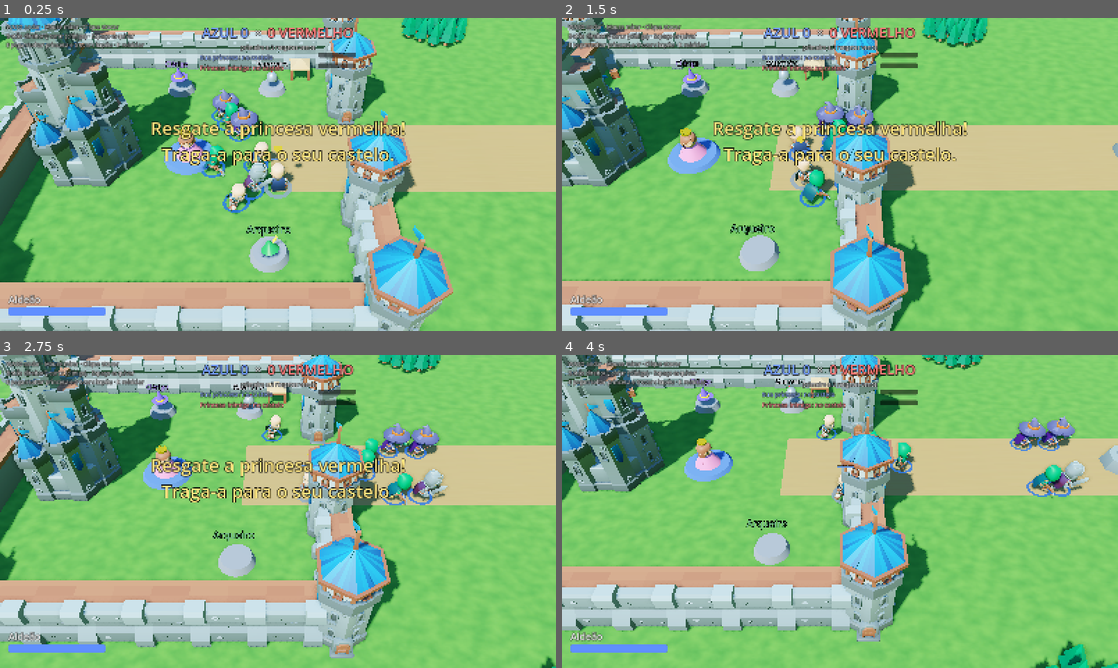
Above: before the commit, frames 1-4 (two rows, left to right).
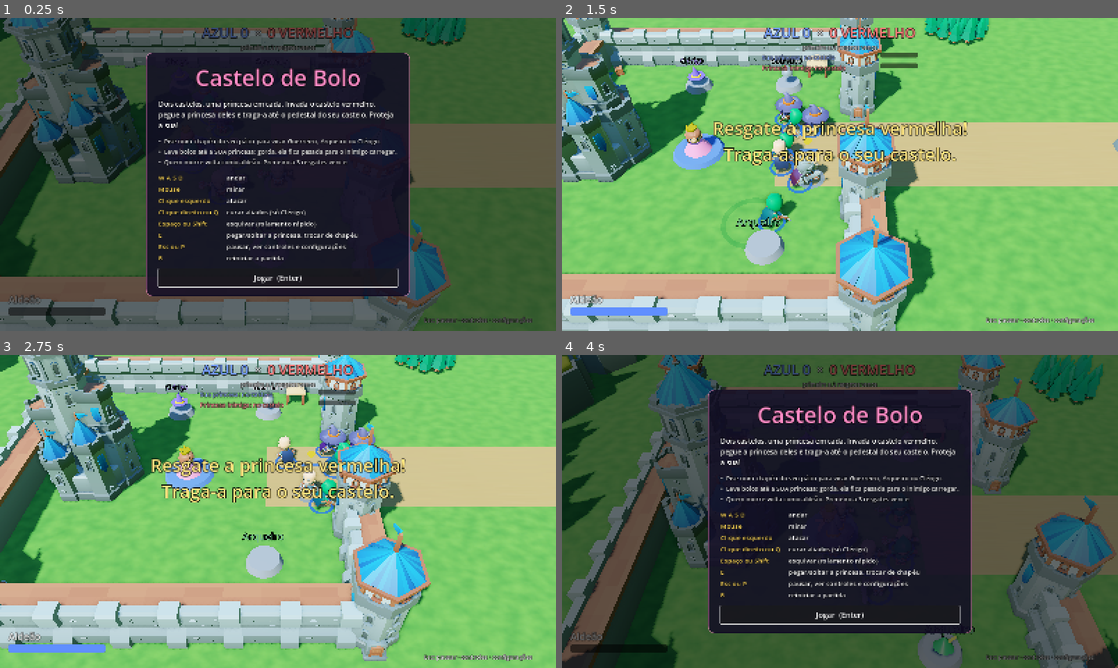
Above: after the commit, the same moments.

Repository: julioraicher/castelo-de-bolo
Game: Godot game, scene res://scenes/main.tscn
Two runs of this game, one before a commit and one after it. Both use one fixed random seed, a clock stepped at 60 frames per second and the inputs below. Sound files missing from this copy of the repository are replaced by a short silence.
Inputs (mouse positions are in pixels of both pictures, inside the frame that each line leads up to):
- Up to frame 1 (0.25 s): no input
- Up to frame 2 (1.5 s): click (840, 277) at 0.5 s, where only the run after the commit has a clickable "Jogar (Enter)"; tap Enter (ui_accept) at 1.25 s; move the mouse to (962, 158) at 1.27 s; press the mouse at (962, 158) at 1.28 s; hold D (move_right) from 1.28 s (still down)
- Up to frame 3 (2.75 s): tap Enter (ui_accept) at 1.52, 1.82 s; tap P at 1.55 s; release D (move_right) at 2 s; release the mouse at (400, 495) at 2 s; click (194, 592) at 2 s, where only the run after the commit has a clickable "Continuar (Esc)"
- Up to frame 4 (4 s): move the mouse to (728, 527) at 2.77 s; hold S (move_down) 2.78-3.5 s; tap P at 2.85 s; click (728, 527) at 2.92 s; tap Enter (ui_accept) at 3.02, 3.05, 3.32 s; click (840, 592) at 3.5 s, where only the run after the commit has a clickable "Reiniciar partida"

The runs differ from the first frame. In frame 1, 99% of the frame differs, in the area x 0-100%, y 0-100%; in frame 2, 25%; in frame 3, 37%; in frame 4, 99%.

Commit message:
Corrige personagens invisíveis no export e adiciona menus de controles/configurações
- Export: desliga a conversão de .tres para binário, que perdia a lista
  visible_meshes das classes e deixava os personagens invisíveis.
- Tela inicial com objetivo, dicas e controles; Esc/P pausa com abas
  Controles e Configurações (volumes, dificuldade, tela cheia, tremor,
  números de dano), salvas em user://configuracoes.cfg.
- CONTROLES.md, AULA.md (primeira versão), README e GUIA atualizados.

Co-Authored-By: Claude Opus 5.5 <noreply@anthropic.com>
Claude-Session: https://claude.ai/code/session_01Vq9a1y8gNTvKmaKMTJqRf9

Diff:
--- a/project.godot
+++ b/project.godot
@@ -14,6 +14,7 @@
 [autoload]
 
 Config="*res://scripts/autoload/config.gd"
+Settings="*res://scripts/autoload/settings.gd"
 Sfx="*res://scripts/autoload/sfx.gd"
 
 [display]
@@ -42,3 +43,9 @@
 renderer/rendering_method.web="gl_compatibility"
 anti_aliasing/quality/msaa_3d=2
 lights_and_shadows/directional_shadow/size=4096
+
+[editor]
+
+; Mantém os .tres como texto no jogo exportado. A conversão para binário
+; perdia a lista visible_meshes das classes (personagens ficavam invisíveis).
+export/convert_text_resources_to_binary=false
--- a/scripts/actors/unit.gd
+++ b/scripts/actors/unit.gd
@@ -282,6 +282,8 @@
 func take_damage(amount: float, attacker: Unit, dir: Vector3) -> void:
 	if not alive or _dodge_t > 0.0:
 		return
+	if attacker and attacker.team != Config.TEAM_BLUE:
+		amount *= Settings.bot_damage_mult()
 	hp -= amount
 	_knock = dir * (attacker.stats.knockback if attacker else 4.0)
 	_flash_t = 0.1
--- a/scripts/ai/bot_brain.gd
+++ b/scripts/ai/bot_brain.gd
@@ -33,6 +33,8 @@
 	_think_t -= delta
 	if _think_t <= 0.0:
 		_think_t = Config.cfg.bot_think_interval
+		if unit.team != Config.TEAM_BLUE:
+			_think_t *= Settings.bot_reaction_mult()  # dificuldade só afeta os inimigos
 		_think()
 	_steer(delta)
 	_combat()
--- a/scripts/autoload/config.gd
+++ b/scripts/autoload/config.gd
@@ -12,6 +12,19 @@
 const LAYER_UNITS := 2
 const LAYER_ITEMS := 4
 const LAYER_PROJECTILES := 8
+
+## Lista de controles mostrada na tela "Como jogar" e no menu de pausa.
+## Se mudar uma tecla em _setup_input(), atualize aqui também.
+const CONTROLS := [
+	["W A S D", "andar"],
+	["Mouse", "mirar"],
+	["Clique esquerdo", "atacar"],
+	["Clique direito ou Q", "curar aliados (só Clérigo)"],
+	["Espaço ou Shift", "esquivar (rolamento rápido)"],
+	["E", "pegar/soltar a princesa, trocar de chapéu"],
+	["Esc ou P", "pausar, ver controles e configurações"],
+	["R", "reiniciar a partida"],
+]
 
 var cfg: GameConfig = preload("res://config/game_config.tres")
 
@@ -35,6 +48,7 @@
 	_bind_keys("dodge", [KEY_SPACE, KEY_SHIFT])
 	_bind_keys("restart", [KEY_R])
 	_bind_keys("special", [KEY_Q])
+	_bind_keys("pause", [KEY_ESCAPE, KEY_P])
 	_bind_mouse("attack", MOUSE_BUTTON_LEFT)
 	_bind_mouse("special", MOUSE_BUTTON_RIGHT)
 
--- /dev/null
+++ b/scripts/autoload/settings.gd
@@ -0,0 +1,70 @@
+extends Node
+## Autoload "Settings": preferências do jogador (volume, tela cheia,
+## dificuldade...). Salvas em user://configuracoes.cfg, então valem para
+## a próxima vez que o jogo abrir. No navegador ficam no próprio navegador.
+
+signal changed
+
+const PATH := "user://configuracoes.cfg"
+const DIFFICULTIES := ["Fácil", "Normal", "Difícil"]
+
+var music_volume := 0.6      # 0..1
+var sfx_volume := 0.9        # 0..1
+var fullscreen := false
+var camera_shake := true
+var damage_numbers := true
+var difficulty := 1          # índice em DIFFICULTIES
+
+
+func _ready() -> void:
+	_ensure_bus("Musica")
+	_ensure_bus("Efeitos")
+	_load()
+	apply()
+
+
+## Multiplicador do tempo de reação dos bots INIMIGOS (maior = mais lentos).
+func bot_reaction_mult() -> float:
+	return [1.9, 1.0, 0.55][difficulty]
+
+
+## Dano causado pelos bots inimigos, relativo ao normal.
+func bot_damage_mult() -> float:
+	return [0.7, 1.0, 1.2][difficulty]
+
+
+func apply() -> void:
+	_set_bus_volume("Musica", music_volume)
+	_set_bus_volume("Efeitos", sfx_volume)
+	if OS.get_name() != "Web":
+		DisplayServer.window_set_mode(DisplayServer.WINDOW_MODE_FULLSCREEN if fullscreen else DisplayServer.WINDOW_MODE_WINDOWED)
+	changed.emit()
+
+
+func save() -> void:
+	var f := ConfigFile.new()
+	for key in ["music_volume", "sfx_volume", "fullscreen", "camera_shake", "damage_numbers", "difficulty"]:
+		f.set_value("jogo", key, get(key))
+	f.save(PATH)
+
+
+func _load() -> void:
+	var f := ConfigFile.new()
+	if f.load(PATH) != OK:
+		return
+	for key in ["music_volume", "sfx_volume", "fullscreen", "camera_shake", "damage_numbers", "difficulty"]:
+		if f.has_section_key("jogo", key):
+			set(key, f.get_value("jogo", key))
+
+
+func _ensure_bus(bus_name: String) -> void:
+	if AudioServer.get_bus_index(bus_name) == -1:
+		AudioServer.add_bus()
+		AudioServer.set_bus_name(AudioServer.bus_count - 1, bus_name)
+		AudioServer.set_bus_send(AudioServer.bus_count - 1, "Master")
+
+
+func _set_bus_volume(bus_name: String, linear: float) -> void:
+	var idx := AudioServer.get_bus_index(bus_name)
+	AudioServer.set_bus_volume_db(idx, linear_to_db(maxf(linear, 0.0001)))
+	AudioServer.set_bus_mute(idx, linear <= 0.001)
--- a/scripts/autoload/sfx.gd
+++ b/scripts/autoload/sfx.gd
@@ -14,19 +14,23 @@
 
 
 func _ready() -> void:
+	process_mode = Node.PROCESS_MODE_ALWAYS  # música e sons do menu tocam com o jogo pausado
 	for s in SOUNDS:
 		var path := "res://assets/audio/%s.wav" % s
 		if ResourceLoader.exists(path):
 			_streams[s] = load(path)
 	for i in POOL_SIZE:
 		var p := AudioStreamPlayer3D.new()
+		p.bus = "Efeitos"
 		p.unit_size = 18.0
 		p.max_db = 3.0
 		add_child(p)
 		_pool.append(p)
 	_ui = AudioStreamPlayer.new()
+	_ui.bus = "Efeitos"
 	add_child(_ui)
 	_music = AudioStreamPlayer.new()
+	_music.bus = "Musica"
 	_music.volume_db = -14.0
 	add_child(_music)
 
--- a/scripts/fx/camera_rig.gd
+++ b/scripts/fx/camera_rig.gd
@@ -26,6 +26,8 @@
 
 
 func add_trauma(amount: float) -> void:
+	if not Settings.camera_shake:
+		return
 	_trauma = minf(_trauma + amount, 1.0)
 
 
--- a/scripts/fx/fx.gd
+++ b/scripts/fx/fx.gd
@@ -5,6 +5,8 @@
 
 
 static func damage_number(parent: Node, pos: Vector3, text: String, color: Color) -> void:
+	if not Settings.damage_numbers:
+		return
 	var label := Label3D.new()
 	label.text = text
 	label.modulate = color
--- a/scripts/game.gd
+++ b/scripts/game.gd
@@ -93,6 +93,16 @@
 
 	hud = Hud.new()
 	add_child(hud)
+	var menus := Menus.new()
+	add_child(menus)
+	menus.started.connect(_on_started)
+	if _autoplay:
+		_on_started()
+	else:
+		menus.show_start()
+
+
+func _on_started() -> void:
 	hud.show_big("Resgate a princesa vermelha!\nTraga-a para o seu castelo.", Color(1, 0.9, 0.5), 3.5)
 	Sfx.start_music()
 
@@ -104,8 +114,6 @@
 	if Input.is_action_just_pressed("restart"):
 		get_tree().reload_current_scene()
 		return
-	if _time > 12.0 and _time - delta <= 12.0:
-		hud.hide_help()
 	if game_over:
 		return
 	_spawn_cakes(delta)
--- a/scripts/ui/hud.gd
+++ b/scripts/ui/hud.gd
@@ -77,8 +77,9 @@
 	root.add_child(_hint)
 
 	# Ajuda de controles (canto superior esquerdo).
-	_help = _label("WASD andar · Mouse mirar · Clique atacar\nBotão direito/Q curar (clérigo) · Espaço esquivar\nE pegar/soltar princesa e trocar chapéu · R reiniciar", 16, Color(1, 1, 1, 0.8))
-	_help.position = Vector2(18, 14)
+	_help = _label("Esc: pausar · controles · configurações", 17, Color(1, 1, 1, 0.9))
+	_help.set_anchors_preset(Control.PRESET_BOTTOM_RIGHT)
+	_help.position = Vector2(-380, -44)
 	root.add_child(_help)
 
 	# Mensagem grande (centro).
@@ -123,10 +124,6 @@
 
 func set_hint(text: String) -> void:
 	_hint.text = text
-
-
-func hide_help() -> void:
-	create_tween().tween_property(_help, "modulate:a", 0.25, 1.0)
 
 
 func show_big(text: String, color := Color.WHITE, duration := 2.2) -> void:
--- /dev/null
+++ b/scripts/ui/menus.gd
@@ -0,0 +1,262 @@
+class_name Menus
+extends CanvasLayer
+## Tela inicial ("Como jogar") e menu de pausa (Esc) com as abas
+## Controles e Configurações. Roda mesmo com o jogo pausado
+## (process_mode = ALWAYS); o resto da árvore congela.
+
+signal started
+
+const BG := Color(0.07, 0.05, 0.14, 0.86)
+const ACCENT := Color(1.0, 0.55, 0.78)
+const GOLD := Color(1.0, 0.85, 0.35)
+
+var _start_panel: Control
+var _pause_panel: Control
+var _tabs: TabContainer
+
+
+func _ready() -> void:
+	layer = 10
+	process_mode = Node.PROCESS_MODE_ALWAYS
+	_start_panel = _build_start()
+	add_child(_start_panel)
+	_pause_panel = _build_pause()
+	_pause_panel.visible = false
+	add_child(_pause_panel)
+
+
+func show_start() -> void:
+	_start_panel.visible = true
+	get_tree().paused = true
+
+
+func is_open() -> bool:
+	return _start_panel.visible or _pause_panel.visible
+
+
+func _unhandled_input(event: InputEvent) -> void:
+	if _start_panel.visible:
+		if event.is_action_pressed("ui_accept"):
+			_begin()
+		return
+	if event.is_action_pressed("pause"):
+		_toggle_pause()
+		get_viewport().set_input_as_handled()
+
+
+func _begin() -> void:
+	_start_panel.visible = false
+	get_tree().paused = false
+	started.emit()
+
+
+func _toggle_pause() -> void:
+	_pause_panel.visible = not _pause_panel.visible
+	get_tree().paused = _pause_panel.visible
+	if not _pause_panel.visible:
+		Settings.save()
+
+
+# --- Construção das telas -----------------------------------------------------
+
+func _build_start() -> Control:
+	var root := _backdrop()
+	var box := _card(root, Vector2(760, 0))
+	box.add_child(_title("Castelo de Bolo", 64, ACCENT))
+	box.add_child(_text("Dois castelos, uma princesa em cada. Invada o castelo vermelho, pegue a princesa deles e traga-a até o pedestal do seu castelo. Proteja a sua!", 20))
+	var tips := VBoxContainer.new()
+	tips.add_theme_constant_override("separation", 4)
+	for tip in [
+		"Pise num chapéu do seu pátio para virar Guerreiro, Arqueiro ou Clérigo.",
+		"Leve bolos até a SUA princesa: gorda, ela fica pesada para o inimigo carregar.",
+		"Quem morre volta como aldeão. Primeiro a 3 resgates vence.",
+	]:
+		tips.add_child(_text("•  " + tip, 18, Color(1, 1, 1, 0.85)))
+	box.add_child(tips)
+	box.add_child(_controls_grid())
+	var play := _button("Jogar  (Enter)")
+	play.pressed.connect(_begin)
+	box.add_child(play)
+	play.call_deferred("grab_focus")
+	return root
+
+
+func _build_pause() -> Control:
+	var root := _backdrop()
+	var box := _card(root, Vector2(700, 0))
+	box.add_child(_title("Pausado", 48, GOLD))
+	_tabs = TabContainer.new()
+	_tabs.custom_minimum_size = Vector2(0, 360)
+	box.add_child(_tabs)
+	var controls := MarginContainer.new()
+	controls.name = "Controles"
+	_margins(controls, 16)
+	controls.add_child(_controls_grid())
+	_tabs.add_child(controls)
+	var settings := MarginContainer.new()
+	settings.name = "Configurações"
+	_margins(settings, 16)
+	settings.add_child(_settings_form())
+	_tabs.add_child(settings)
+	var row := HBoxContainer.new()
+	row.alignment = BoxContainer.ALIGNMENT_CENTER
+	row.add_theme_constant_override("separation", 16)
+	var resume := _button("Continuar  (Esc)")
+	resume.pressed.connect(_toggle_pause)
+	row.add_child(resume)
+	var restart := _button("Reiniciar partida")
+	restart.pressed.connect(func():
+		Settings.save()
+		get_tree().paused = false
+		get_tree().reload_current_scene())
+	row.add_child(restart)
+	if OS.get_name() != "Web":
+		var quit := _button("Sair do jogo")
+		quit.pressed.connect(func():
+			Settings.save()
+			get_tree().quit())
+		row.add_child(quit)
+	box.add_child(row)
+	return root
+
+
+func _controls_grid() -> GridContainer:
+	var grid := GridContainer.new()
+	grid.columns = 2
+	grid.add_theme_constant_override("h_separation", 24)
+	grid.add_theme_constant_override("v_separation", 6)
+	for pair in Config.CONTROLS:
+		grid.add_child(_text(pair[0], 19, GOLD, false))
+		grid.add_child(_text(pair[1], 19, Color.WHITE, false))
+	return grid
+
+
+func _settings_form() -> GridContainer:
+	var grid := GridContainer.new()
+	grid.columns = 2
+	grid.add_theme_constant_override("h_separation", 24)
+	grid.add_theme_constant_override("v_separation", 12)
+
+	grid.add_child(_text("Volume da música", 19, Color.WHITE, false))
+	grid.add_child(_slider(Settings.music_volume, func(v: float):
+		Settings.music_volume = v
+		Settings.apply()))
+	grid.add_child(_text("Volume dos efeitos", 19, Color.WHITE, false))
+	grid.add_child(_slider(Settings.sfx_volume, func(v: float):
+		Settings.sfx_volume = v
+		Settings.apply()
+		Sfx.play_ui("pickup")))
+
+	grid.add_child(_text("Dificuldade dos inimigos", 19, Color.WHITE, false))
+	var diff := OptionButton.new()
+	for d in Settings.DIFFICULTIES:
+		diff.add_item(d)
+	diff.selected = Settings.difficulty
+	diff.item_selected.connect(func(i: int):
+		Settings.difficulty = i
+		Settings.apply())
+	grid.add_child(diff)
+
+	if OS.get_name() != "Web":
+		grid.add_child(_text("Tela cheia", 19, Color.WHITE, false))
+		grid.add_child(_check(Settings.fullscreen, func(on: bool):
+			Settings.fullscreen = on
+			Settings.apply()))
+	grid.add_child(_text("Tremor da câmera", 19, Color.WHITE, false))
+	grid.add_child(_check(Settings.camera_shake, func(on: bool):
+		Settings.camera_shake = on
+		Settings.apply()))
+	grid.add_child(_text("Números de dano", 19, Color.WHITE, false))
+	grid.add_child(_check(Settings.damage_numbers, func(on: bool):
+		Settings.damage_numbers = on
+		Settings.apply()))
+	return grid
+
+
+# --- Peças de interface -------------------------------------------------------
+
+func _backdrop() -> Control:
+	var root := ColorRect.new()
+	root.color = Color(0, 0, 0, 0.55)
+	root.set_anchors_preset(Control.PRESET_FULL_RECT)
+	root.mouse_filter = Control.MOUSE_FILTER_STOP
+	return root
+
+
+func _card(parent: Control, min_size: Vector2) -> VBoxContainer:
+	var center := CenterContainer.new()
+	center.set_anchors_preset(Control.PRESET_FULL_RECT)
+	parent.add_child(center)
+	var panel := PanelContainer.new()
+	var sb := StyleBoxFlat.new()
+	sb.bg_color = BG
+	sb.set_corner_radius_all(18)
+	sb.set_border_width_all(2)
+	sb.border_color = Color(ACCENT, 0.6)
+	sb.content_margin_left = 36
+	sb.content_margin_right = 36
+	sb.content_margin_top = 28
+	sb.content_margin_bottom = 28
+	panel.add_theme_stylebox_override("panel", sb)
+	panel.custom_minimum_size = min_size
+	center.add_child(panel)
+	var box := VBoxContainer.new()
+	box.add_theme_constant_override("separation", 18)
+	panel.add_child(box)
+	return box
+
+
+func _title(text: String, size: int, color: Color) -> Label:
+	var l := _text(text, size, color)
+	l.horizontal_alignment = HORIZONTAL_ALIGNMENT_CENTER
+	l.label_settings.outline_size = 10
+	return l
+
+
+## wrap = false em grades: Label com quebra de linha tem largura mínima zero
+## e o GridContainer o espreme até virar uma letra por linha.
+func _text(text: String, size: int, color := Color.WHITE, wrap := true) -> Label:
+	var l := Label.new()
+	l.text = text
+	if wrap:
+		l.autowrap_mode = TextServer.AUTOWRAP_WORD_SMART
+	var ls := LabelSettings.new()
+	ls.font_size = size
+	ls.font_color = color
+	ls.outline_size = 4
+	ls.outline_color = Color(0, 0, 0, 0.7)
+	l.label_settings = ls
+	return l
+
+
+func _button(text: String) -> Button:
+	var b := Button.new()
+	b.text = text
+	b.add_theme_font_size_override("font_size", 22)
+	b.custom_minimum_size = Vector2(220, 52)
+	return b
+
+
+func _slider(value: float, on_change: Callable) -> HSlider:
+	var s := HSlider.new()
+	s.min_value = 0.0
+	s.max_value = 1.0
+	s.step = 0.05
+	s.value = value
+	s.custom_minimum_size = Vector2(260, 28)
+	s.value_changed.connect(on_change)
+	return s
+
+
+## CheckButton (chave liga/desliga): o quadradinho do CheckBox desmarcado
+## quase some no fundo escuro do painel.
+func _check(value: bool, on_toggle: Callable) -> CheckButton:
+	var c := CheckButton.new()
+	c.button_pressed = value
+	c.toggled.connect(on_toggle)
+	return c
+
+
+func _margins(m: MarginContainer, px: int) -> void:
+	for side in ["left", "right", "top", "bottom"]:
+		m.add_theme_constant_override("margin_" + side, px)
Not shown, added: scripts/autoload/settings.gd.uid
Not shown, added: scripts/ui/menus.gd.uid
Not shown, added: AULA.md
Not shown, added: CONTROLES.md
Not shown, changed: GUIA.md
Not shown, changed: README.md
